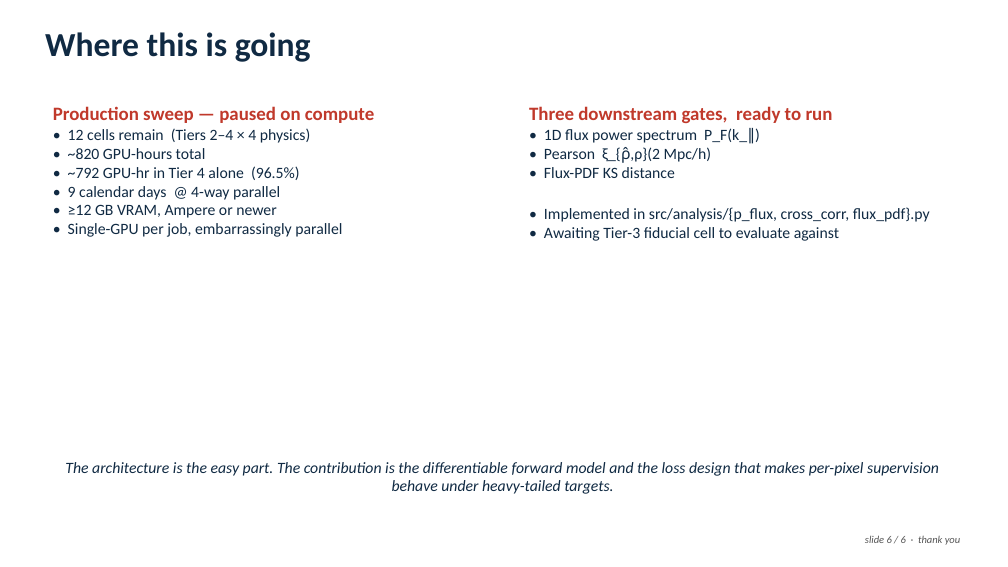
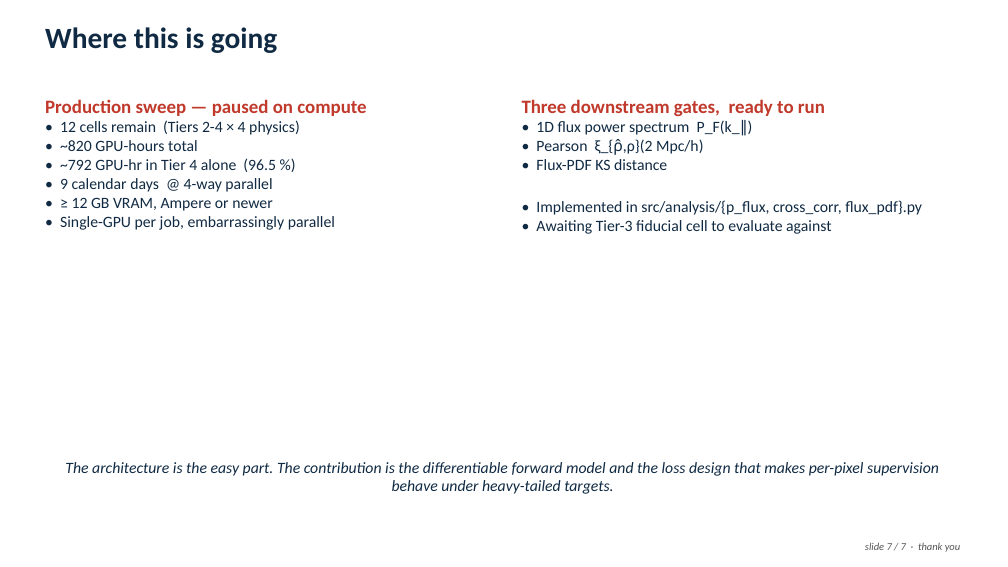
Before and after one commit to SujinHwang27/CosmoGasVision, a slide deck: slide 7 of experiments/nerf/talk/defense_talk_5min.pptx (slide 6 before the commit). Drawn at 1008x567 pixels with LibreOffice and Linux fonts; fonts in the diff are those of the drawing. Boxes give left, top, right and bottom in pixels: in the first picture for what was removed or moved away, otherwise in the second. Text is boxed around its words. In the diff, an @@ line names an element or a change of style, - is before the commit and + after.

```diff
--- a/experiments/nerf/talk/defense_talk_5min.pptx
+++ b/experiments/nerf/talk/defense_talk_5min.pptx
@@ text "Where this is going" at <box>45,27,277,53</box>: size 32 to 28 pt @@
@@ text "Production sweep — paused on ...": place and size @@
-text "Production sweep — paused on ..." at <box>53,106,374,237</box>
+text "Production sweep — paused on ..." at <box>45,99,366,230</box>
@@ text "Three downstream gates, ready to ...": place and size @@
-text "Three downstream gates, ready to ..." at <box>529,106,930,241</box>
+text "Three downstream gates, ready to ..." at <box>522,99,922,234</box>
@@ text at <box>60,120,300,135</box>: text changed @@
-• 12 cells remain (Tiers 2–4 × 4 physics)
+• 12 cells remain (Tiers 2-4 × 4 physics)
@@ text at <box>60,158,276,172</box>: spaces changed @@
-• ~792 GPU-hr in Tier 4 alone (96.5%)
+• ~792 GPU-hr in Tier 4 alone (96.5 %)
@@ text at <box>72,197,272,211</box>: spaces changed @@
-• ≥12 GB VRAM, Ampere or newer
+• ≥ 12 GB VRAM, Ampere or newer
@@ text at <box>865,542,960,552</box>: text changed @@
-slide 6 / 6 · thank you
+slide 7 / 7 · thank you
```
Also in this commit, not shown: 4 other slides changed, 2 slides added, 1 slide removed, 3 other files.
